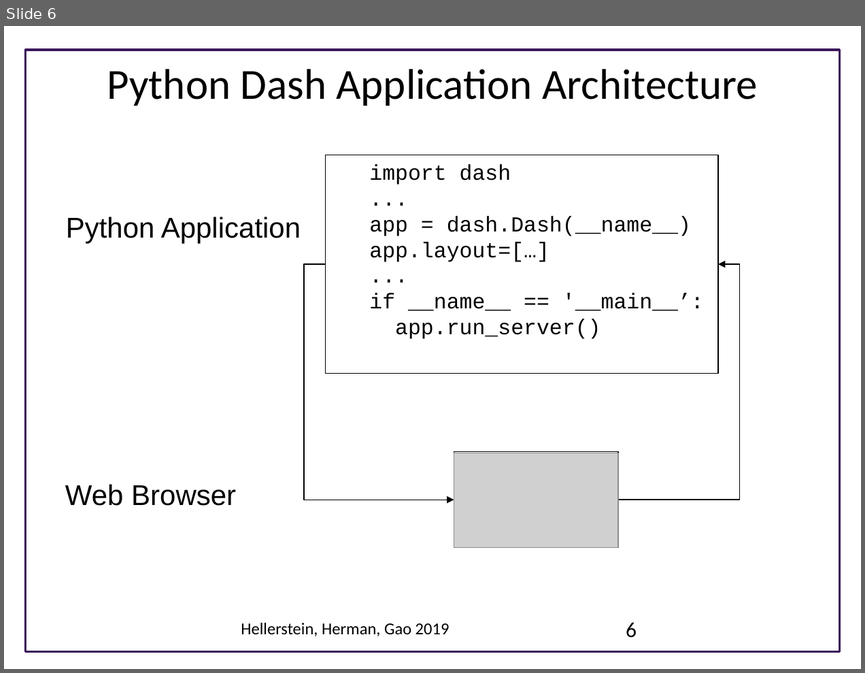
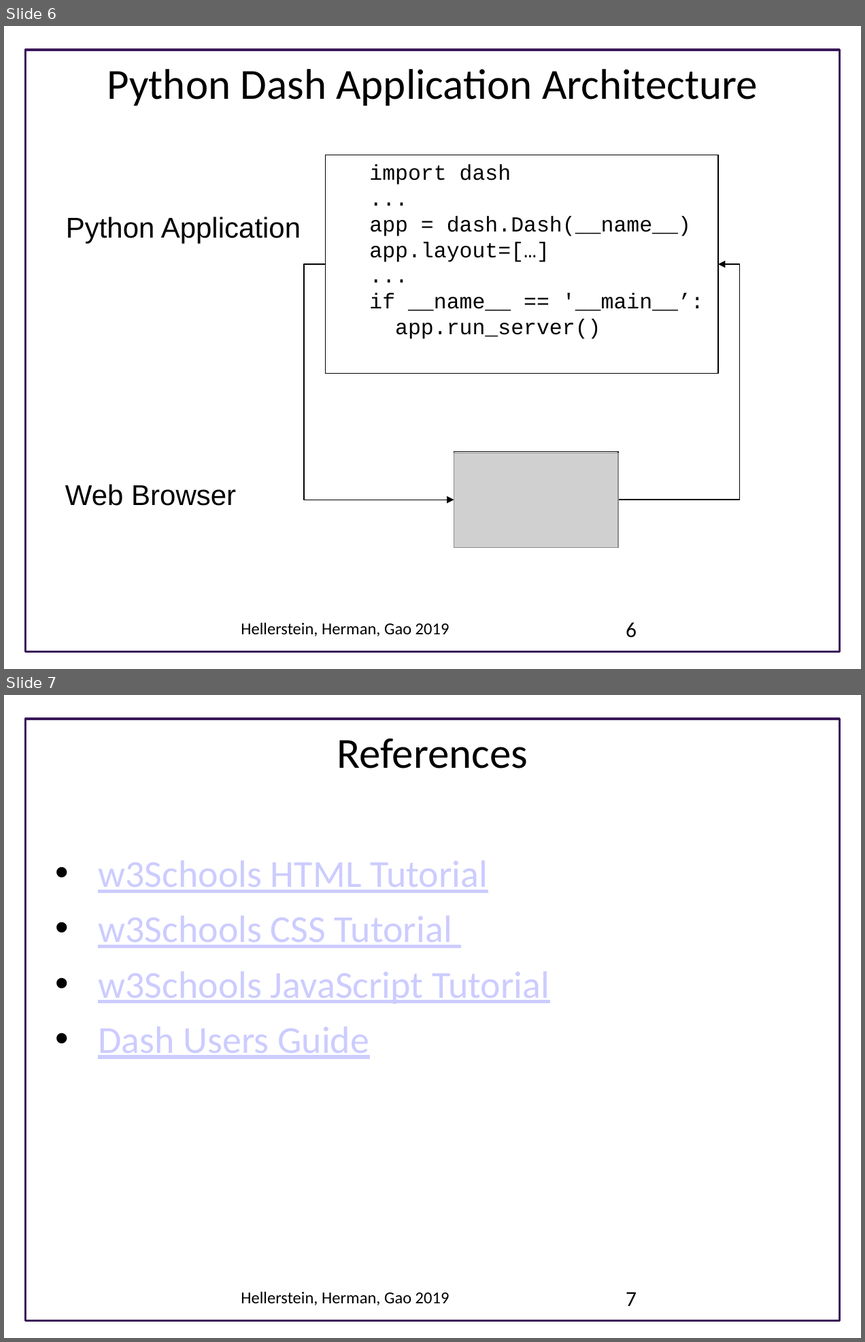
Before and after one commit to UWSEDS/LectureNotes, a slide deck: DASH_visualizations/DASH Visualizations.pptx. Shown one above the other, each under a label of ours: slide 6 before the commit, slides 6 and 7 after it. The pictures are 865x673 and 865x1342 pixels, drawn with LibreOffice and Linux fonts; fonts in the diff are those of the drawing; grey boxes stand for pictures; background and template pictures are left out. Boxes give left, top, right and bottom in pixels: in the first picture for what was removed or moved away, otherwise in the second. Text is boxed around its words. In the diff, an @@ line names an element or a change of style, - is before the commit and + after.

Commit message:
Updated Dash slides

```diff
--- a/DASH_visualizations/DASH Visualizations.pptx
+++ b/DASH_visualizations/DASH Visualizations.pptx
@@ slide 7 added at box(4, 695, 861, 1338), background #FFFFFF; not listed: 1 template element that a slide beside it also shows @@
@@ title added at box(337, 739, 528, 768), 36 pt, text #000000 @@
+References
@@ text added at box(98, 860, 549, 1059), 32 pt, text #CCCCFF, underline @@
+• w3Schools HTML Tutorial
+• w3Schools CSS Tutorial
+• w3Schools JavaScript Tutorial
+• Dash Users Guide
@@ text added at box(241, 1291, 449, 1305), 14 pt, text #000000 @@
+Hellerstein, Herman, Gao 2019
@@ page number added at box(626, 1291, 636, 1306), 18 pt, text #000000 @@
+7
```
